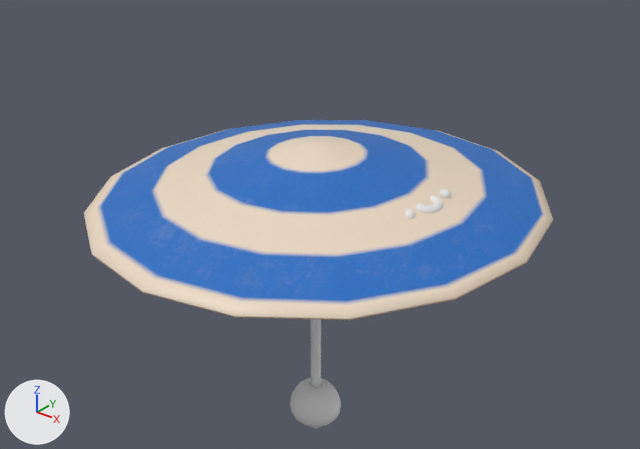
One commit to the FBX model plipplop/Assets/Meshes/Props/KM_Umbrella01.fbx: the scene before it, then after it.
The view is the same before and after, from a 50 mm camera at (0.0223, -0.0275, 0.0282) aimed at (-0.0001, 0.0005, 0.0108). Every picture has the same lights, and +X, +Y and +Z are marked at lower left. Where no turn or scale is listed for an object, it has been applied to the vertices.

Names of what the first picture shows: 'Umbrella', 'UmbrellaBody', 'UmbrellaFaceOpen'.
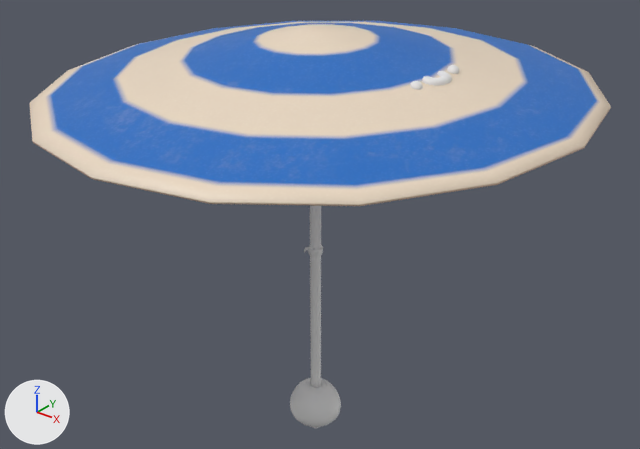
Pixel boxes (x1, y1, x2, y2) of what changed, in the pictures (640 x 449 px; the box of a moved part takes in the faces that stretch with it):
'Umbrella', reshaped (24% wider, 32% taller): before (84, 120, 553, 428); after (29, 21, 611, 428)
'UmbrellaFaceOpen', mesh turned: before (404, 189, 451, 219); after (410, 65, 459, 90)
part 1 of me_cylinder_001, moved or reshaped: before (84, 120, 553, 320); after (29, 21, 611, 206)
part 2 of me_cylinder_001, moved or reshaped: before (310, 319, 321, 387); after (304, 245, 323, 387)
part 3 of me_cylinder_001, moved or reshaped (not visible before): after (310, 205, 321, 249)

Patch to the scene script:
```diff
--- a/plipplop/Assets/Meshes/Props/KM_Umbrella01.fbx.py
+++ b/plipplop/Assets/Meshes/Props/KM_Umbrella01.fbx.py
@@ me_cube_055 @@
 me_cube_055.from_pydata(...)  # 582 vertices, 608 faces; spans x 0.0054..0.00622, y -0.00137..0.00149, z 0.01339..0.01384
 # used by ob_umbrellafaceopen; location = (0.0, 0.0, 0.0)
+# me_cube_055 part 4: the whole mesh is turned -6 degrees about the y axis through its middle, then moved by (0.0, 0.0, 0.00514)
 me_cube_055.materials.append(mat_face)
@@ me_cylinder_001 @@
 # used by ob_umbrella; location = (0.0, 0.0, 0.0)
-me_cylinder_001.from_pydata(...)  # 274 vertices, 282 faces; spans x -0.0099..0.0101, y -0.01..0.01, z -0.0001..0.0149
+me_cylinder_001.from_pydata(...)  # 274 vertices, 282 faces; spans x -0.0115..0.0116, y -0.0115..0.0116, z -0.0001..0.0199
+# me_cylinder_001 part 1: the loose piece of 146 vertices spanning x -0.0099..0.0101, y -0.01..0.01, z 0.0121..0.0149 is scaled about its middle by (1.16, 1.16, 1), then moved by (0.0, 0.0, 0.0049)
+# me_cylinder_001 part 2: all 88 vertices in x -0.0005..0.0003, y -0.0003..0.0003, z 0.0078..0.0083 are moved by (0.0, 0.0, 0.0016)
+# me_cylinder_001 part 3: 16 of the vertices in x -0.0003..0.0003, y -0.0003..0.0003, z 0.0147..0.0148 are moved by (0.0, 0.0, 0.0049)
 me_cylinder_001.materials.append(mat_umbrellapole)
```
